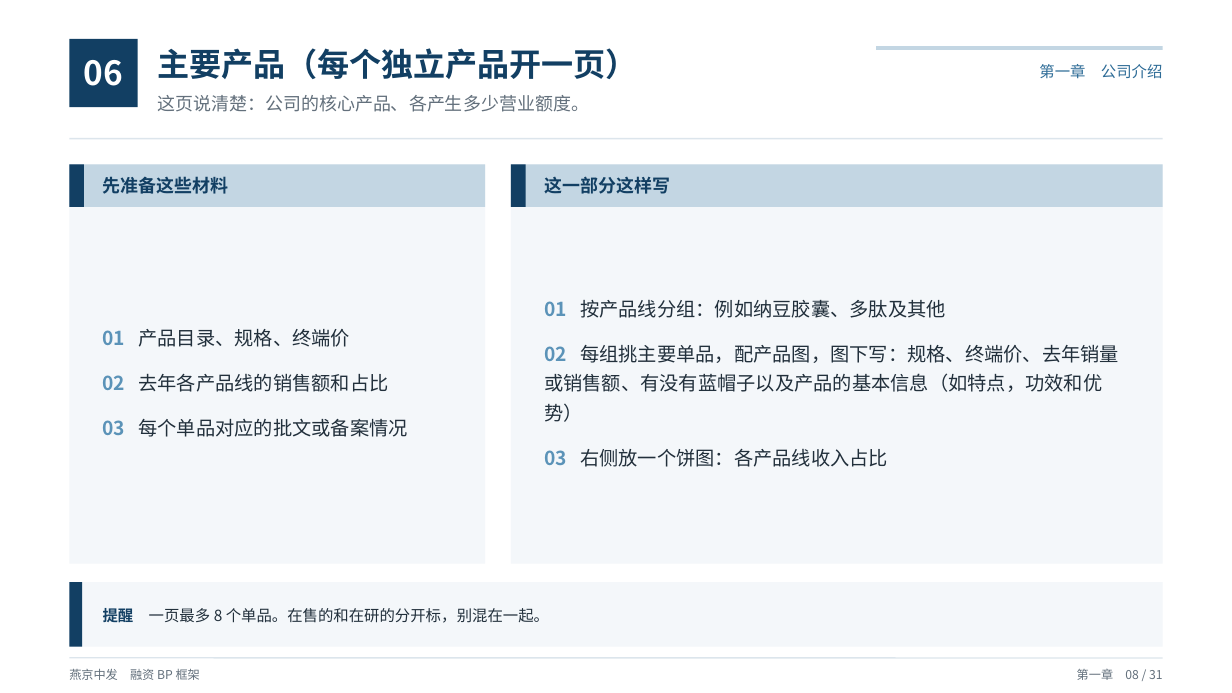
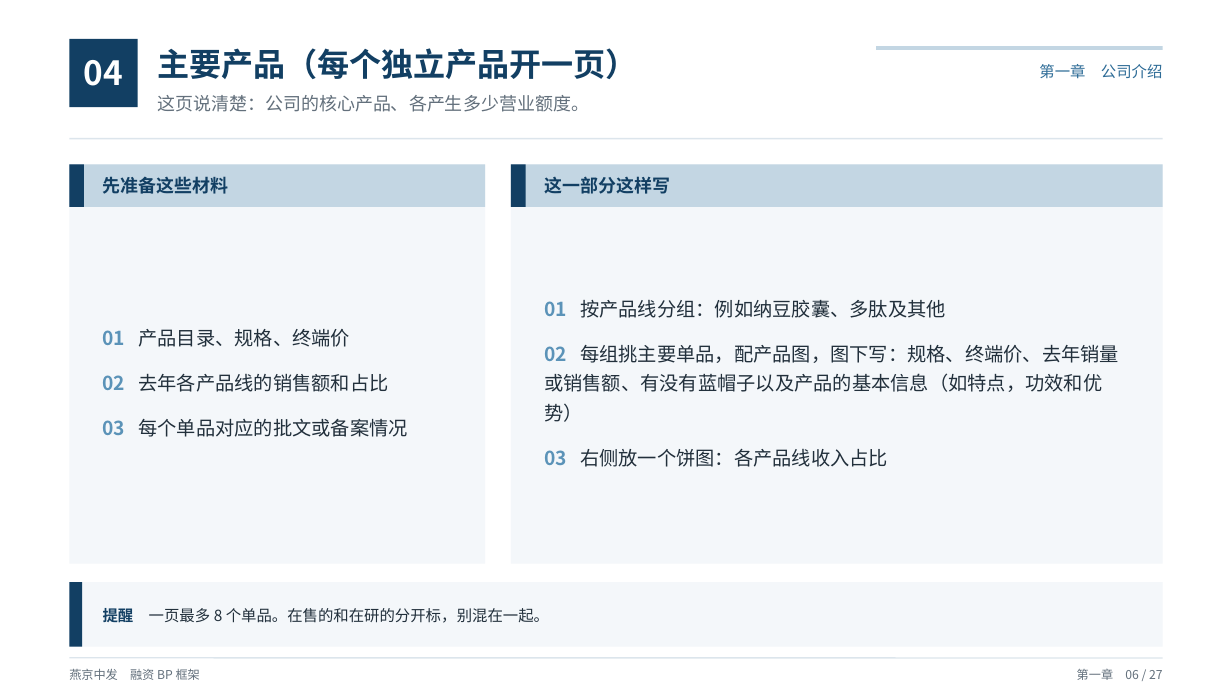
Before and after one commit to xid013-ux/JXD, a slide deck: slide 7 of output/BP框架/燕京中发融资BP框架（教学版）.pptx (slide 9 before the commit). Drawn at 1232x693 pixels with LibreOffice and Linux fonts; fonts in the diff are those of the drawing. Boxes give left, top, right and bottom in pixels: in the first picture for what was removed or moved away, otherwise in the second. Text is boxed around its words. In the diff, an @@ line names an element or a change of style, - is before the commit and + after.

```diff
--- a/output/BP框架/燕京中发融资BP框架（教学版）.pptx
+++ b/output/BP框架/燕京中发融资BP框架（教学版）.pptx
@@ text at (84,60,123,86): text changed @@
-06
+04
@@ text at (1077,669,1162,680): text changed @@
-第一章 08 / 31
+第一章 06 / 27
```
Also in this commit, not shown: 27 other slides changed, 4 slides removed, 5 other files.
